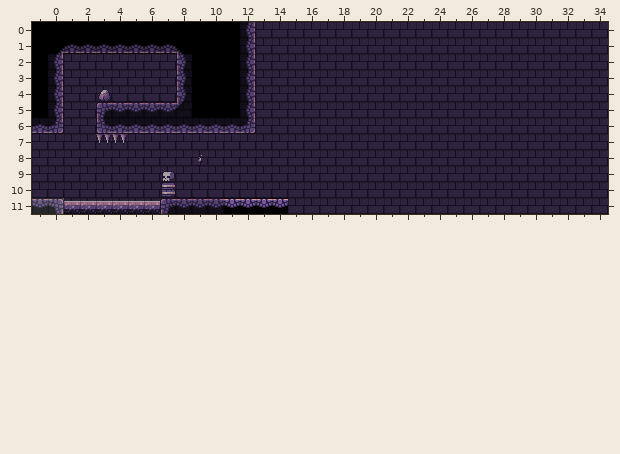
Tiled map -- assets/tilesets/world-1.tmx. This is how it looked before the edit.
Cells are 16x16 px. Shown: x -1..34, y 0..11. The old version is drawn lined up with the new one.
And afterwards:
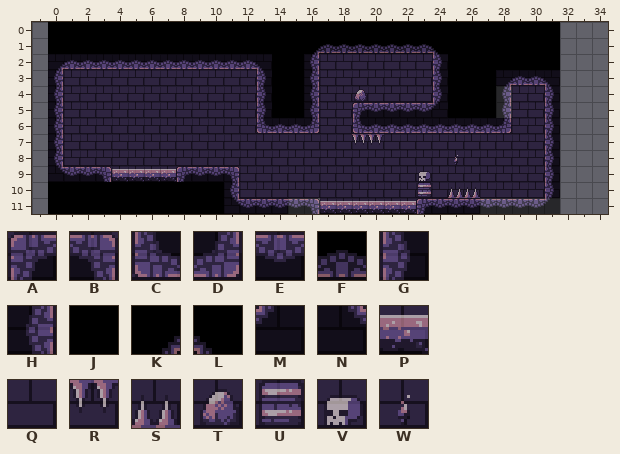
Key: from "dungeon2": A 1, B 1 flipped left-right, C 1 flipped up-down, D 1 turned 180, E 2, F 2 flipped up-down, G 17, H 17 flipped left-right, J 18, K 20, L 20 flipped left-right, M 20 flipped on the other diagonal, N 20 flipped up-down, P 22, Q 23, R 27, S 27 flipped up-down, T 30, U 78, V 79, W 126.
_ is an empty cell, . an unchanged one.
See-through tiles are keyed as they look on the map.
Diff:
map size 36x12 -> 32x12 cells (old content now starts at -1,0; both pictures use the new coordinates)
--- layer "background"
@@ x -1..34 @@
- 0 J............QQQQQQQQQQQQQQQQQQQQQQQ
- 1 J............QQQQQQQQQQQQQQQQQQQQQQQ
- 2 J.........JJJ..QQ.........QQQQQQQQQQ
- 3 J.........JJJ..QQ.........QQQ....QQQ
- 4 J.........JJJ..QQ.........QQQQ...QQQ
- 5 J.........JJJ..QQ.........QQQQ...QQQ
- 6 Q................................QQQ
- 7 Q................................QQQ
- 8 Q................................QQQ
- 9 Q................................QQQ
-10 QQQQQQQQQQQQ.....................QQQ
-11 ._QQQQQQQQQQEEEEQQ..........QQQQQQQQ
+ 0 _............JJJJJJJJJJJJJJJJJJJJ___
+ 1 _............JJJJJJJJJJJJJJJJJJJJ___
+ 2 _.........QQQ..JJ.........JJJJJJJ___
+ 3 _.........QQQ..JJ.........JJJ....___
+ 4 _.........QQQ..JJ.........JJJ_...___
+ 5 _.........QQQ..JJ.........JJJ_...___
+ 6 _................................___
+ 7 _................................___
+ 8 _................................___
+ 9 _................................___
+10 _JJJJJJJJJJJ.....................___
+11 .JJJJJJJJJJJQQQQ__..........________
--- layer "front tiles"
@@ x -1..31 @@
- 0 .............H...................
- 1 .KFFFFFFFL...H..._________.......
- 2 .H_______G___H_.._......._.......
- 3 .........G...H_.._......._...____
- 4 ....T....G...H_.._.._...._..._.._
- 5 ....AEEEEM...H_.._..______..._.._
- 6 FD..CFFFFFFFFD____..__________.._
- 7 ._..RR..............__.........._
- 8 ._........W..............._....._
- 9 ._______V____..........._......._
-10 ........U..._..........._.__...._
-11 EBPPPPPPAEEE_____________________
+ 0 ............._...................
+ 1 ._________..._...KFFFFFFFL.......
+ 2 .KFFFFFFFFFFFFL..H.......G.......
+ 3 ........._..._G..H.......G...KFFL
+ 4 ...._...._..._G..H..T....G...H..G
+ 5 ....______..._G..H..AEEEEM...H..G
+ 6 _H..__________CFFD..CFFFFFFFFD..G
+ 7 .H..__..............RR..........G
+ 8 .H........_...............W.....G
+ 9 .NEEBPPPPAEEB...........V.......G
+10 ........_...H...........U.SS....G
+11 ____________NEEEEBPPPPPPAEEEEEEEM
Changed places in both pictures, as pixel boxes (x1, y1, x2, y2):
changed: (32, 22, 608, 214)
